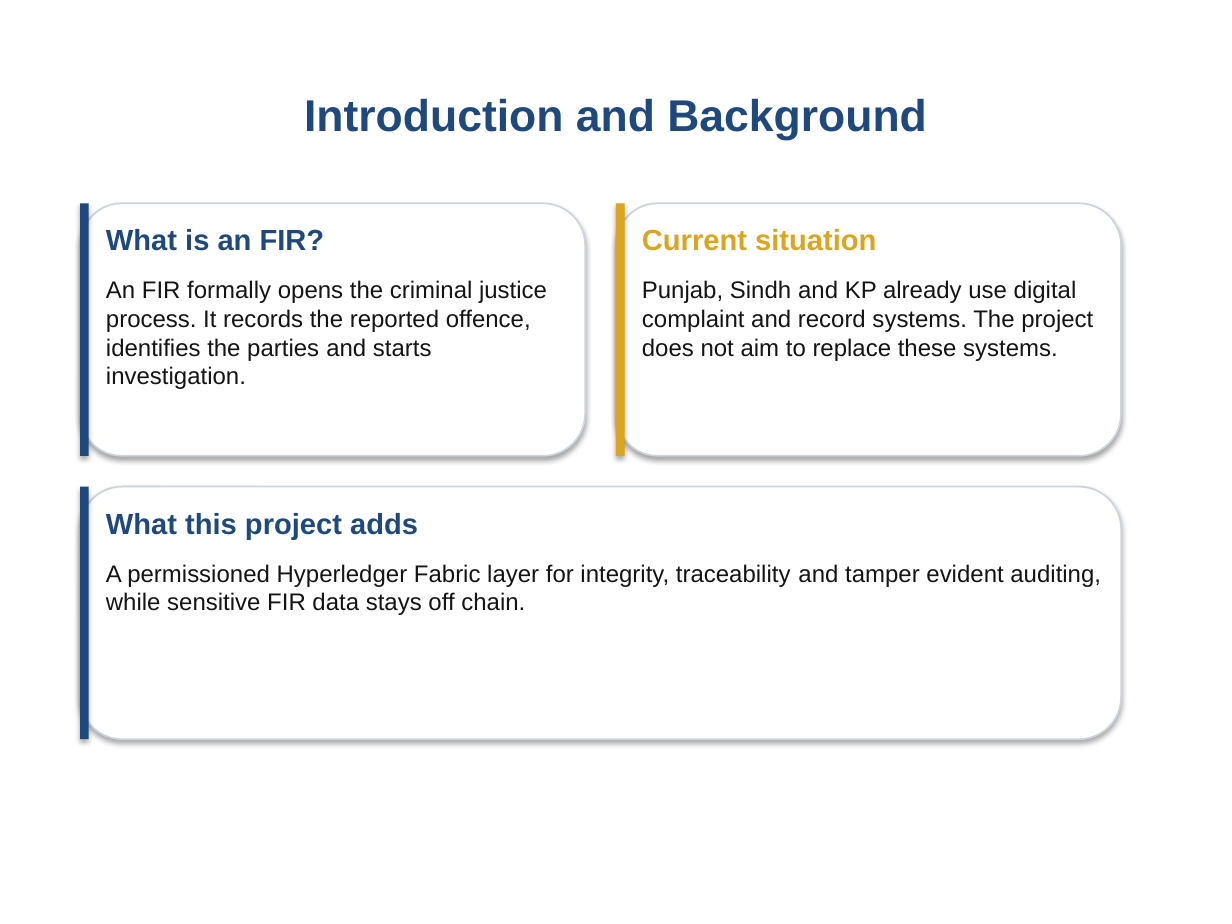
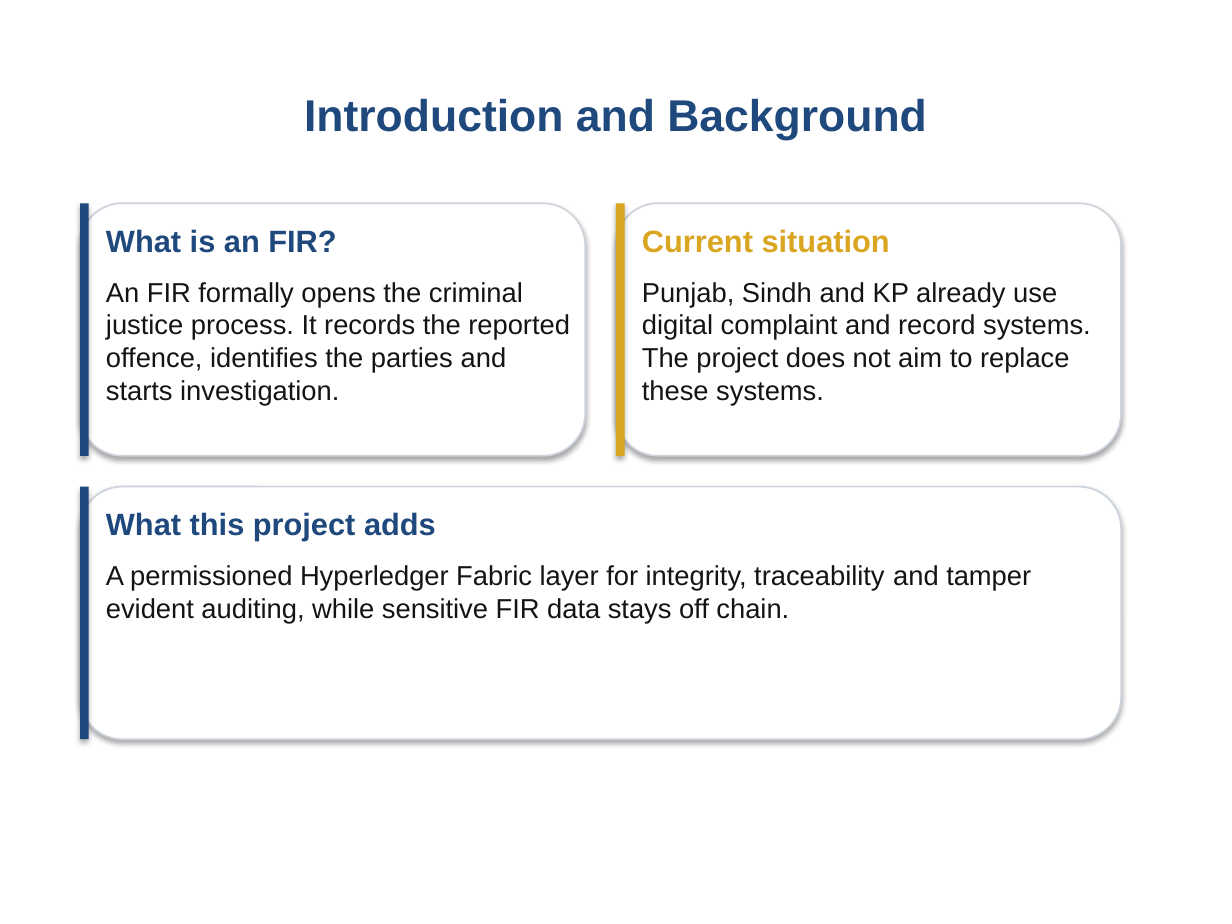
Before and after one commit to Sharaiz333/FYPBSCS_Digital-FIR-blockchain_2026, a slide deck: slide 5 of Final_Digital_FIR_Final_FYP_Presentation.pptx. Drawn at 1232x924 pixels with LibreOffice and Linux fonts; fonts in the diff are those of the drawing; background and template pictures are left out. Boxes give left, top, right and bottom in pixels: in the first picture for what was removed or moved away, otherwise in the second. Text is boxed around its words. In the diff, an @@ line names an element or a change of style, - is before the commit and + after.

```diff
--- a/Final_Digital_FIR_Final_FYP_Presentation.pptx
+++ b/Final_Digital_FIR_Final_FYP_Presentation.pptx
@@ size 17 to 18 pt in 3 elements at (x1=106, y1=512, x2=436, y2=541), (x1=106, y1=229, x2=336, y2=253), (x1=642, y1=229, x2=890, y2=253) @@
@@ size 14 to 16 pt in 3 elements at (x1=106, y1=565, x2=1031, y2=623), (x1=106, y1=282, x2=570, y2=406), (x1=642, y1=282, x2=1091, y2=406) @@
```
Also in this commit, not shown: 13 other slides changed, 1 slide added, 3 other files.
